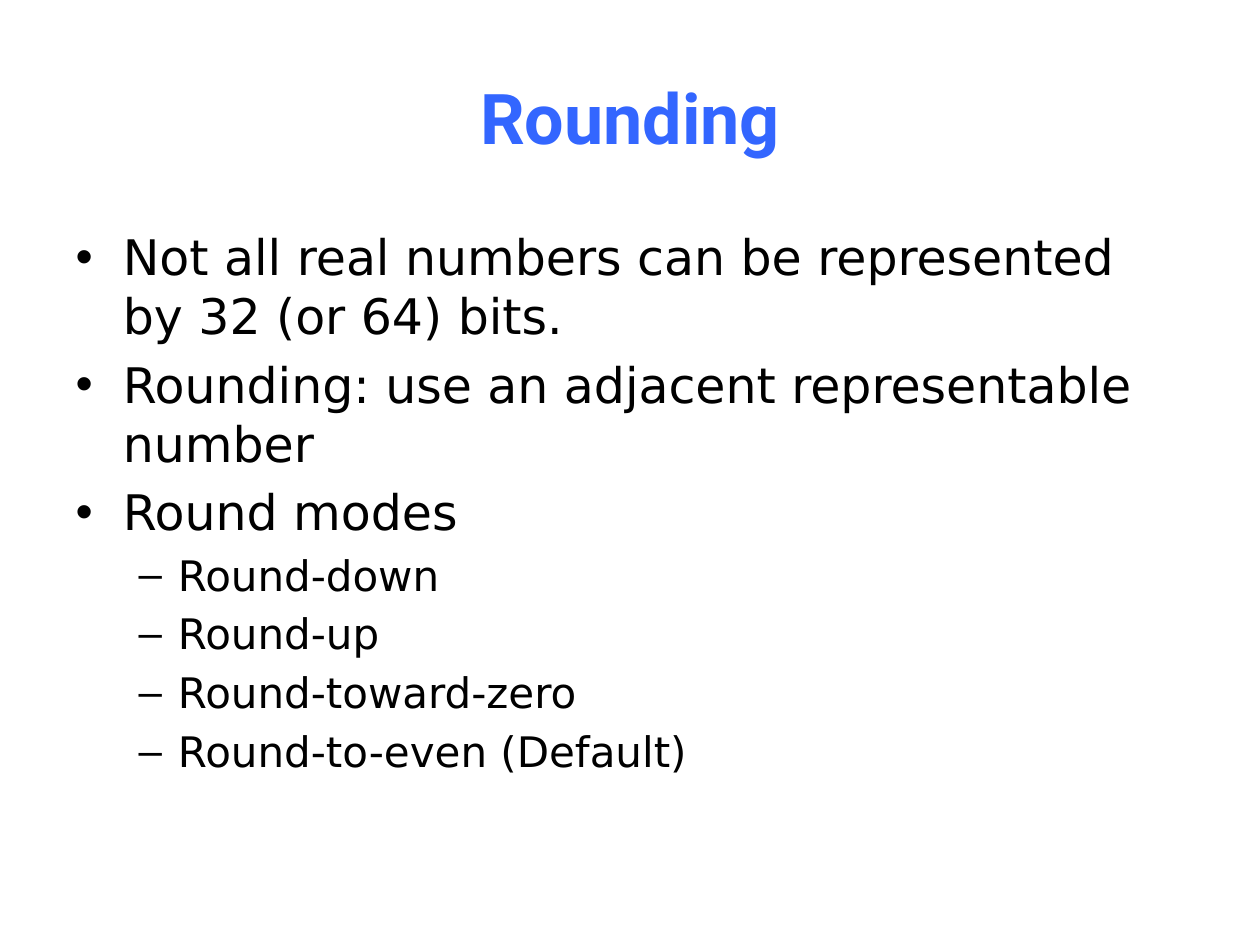
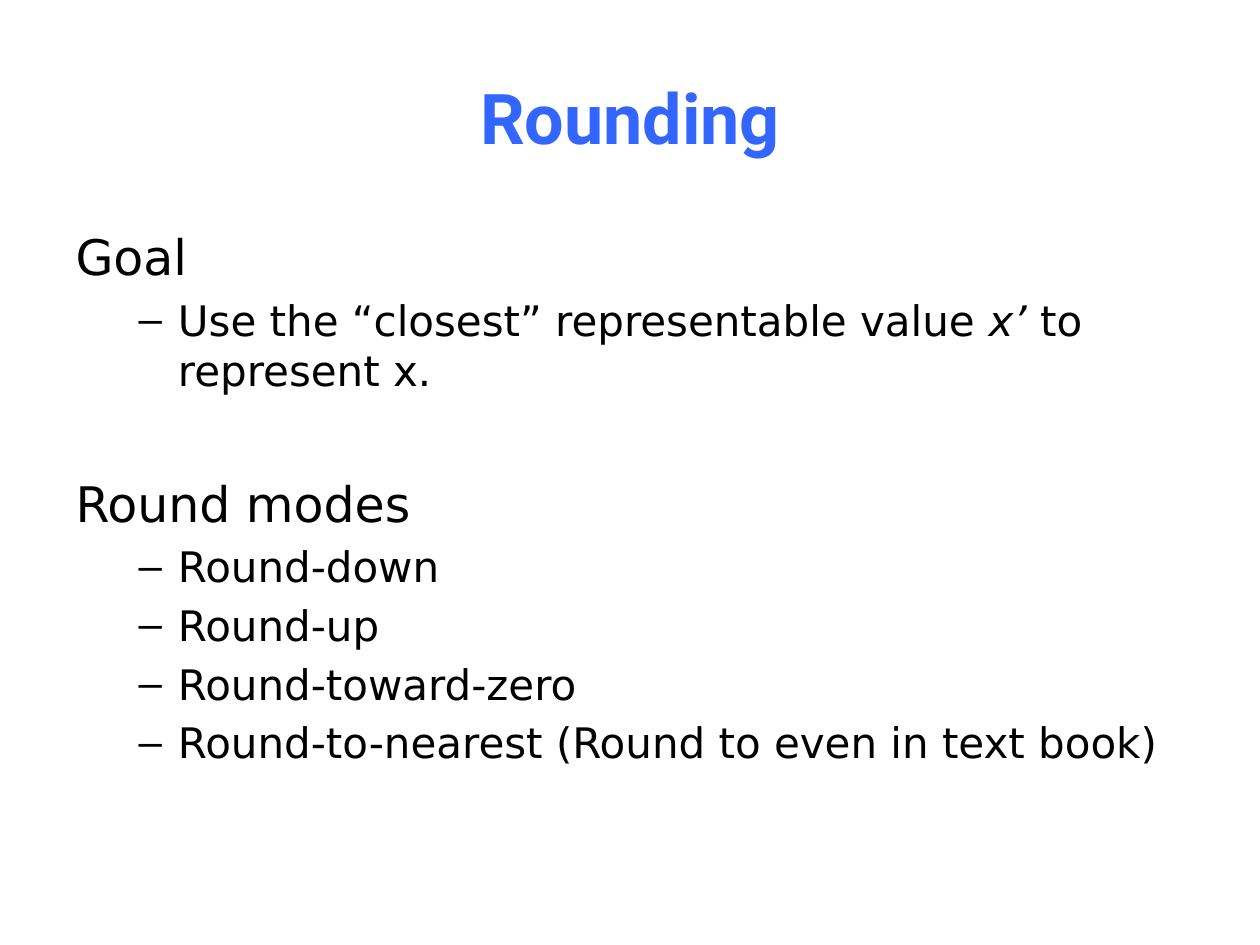
Before and after one commit to NYU-CSO/nyu-cso.github.io, a slide deck: slide 65 of notes/03-floats.pptx (slide 61 before the commit). Drawn at 1260x945 pixels with LibreOffice and Linux fonts; fonts in the diff are those of the drawing. Boxes give left, top, right and bottom in pixels: in the first picture for what was removed or moved away, otherwise in the second. Text is boxed around its words. In the diff, an @@ line names an element or a change of style, - is before the commit and + after.

```diff
--- a/notes/03-floats.pptx
+++ b/notes/03-floats.pptx
@@ text at [76,237,1082,395]: text changed; size 28 to 24 pt @@
-• Not all real numbers can be represented by 32 (or 64) bits.
-• Rounding: use an adjacent representable number
+Goal
+  – Use the “closest” representable value x’ to represent x.
@@ text at [76,484,410,523]: bullet • to none @@
@@ text at [178,726,1157,764]: text changed @@
-  – Round-to-even (Default)
+  – Round-to-nearest (Round to even in text book)
```
Also in this commit, not shown: 32 other slides changed, 23 slides added, 11 slides removed, 1 other file.
